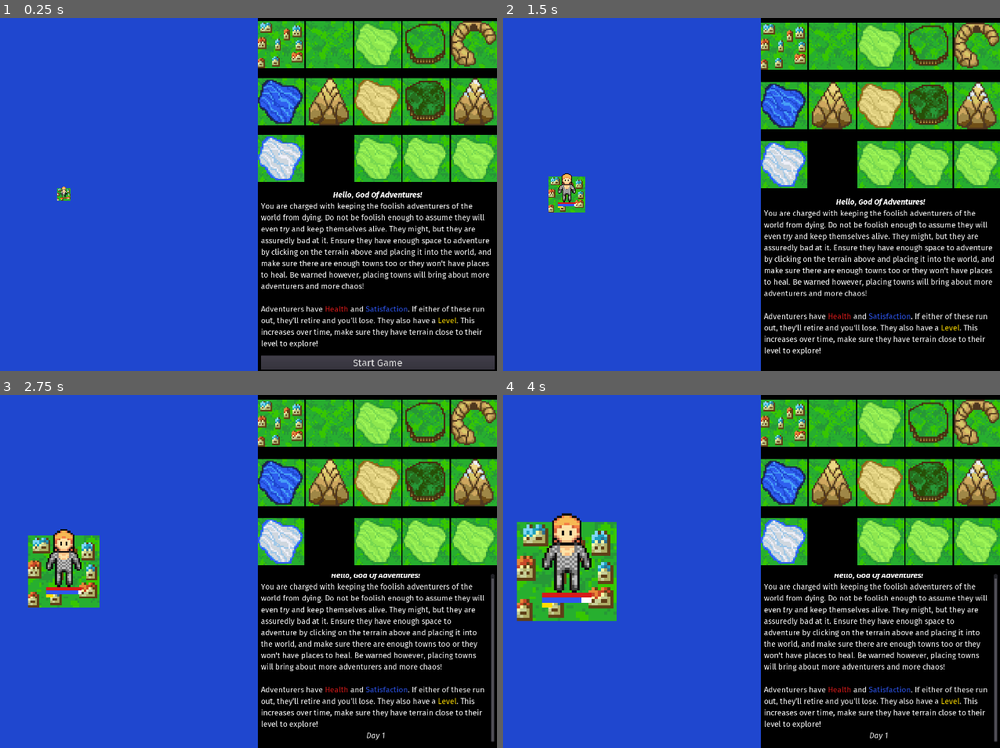
Above: before the commit, frames 1-4 (two rows, left to right).
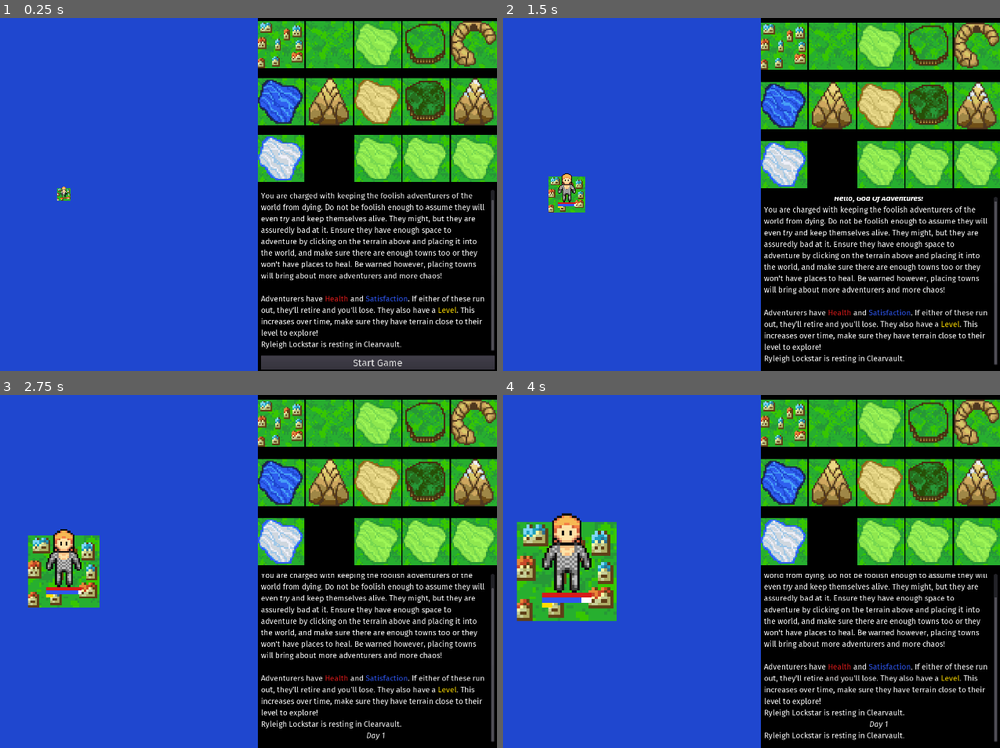
Above: after the commit, the same moments.

Repository: LLBlumire/ldjam46
Game: Godot game, scene res://src/OverviewUI/OverviewUI.tscn
Two runs of this game, one before a commit and one after it. Both use one fixed random seed, a clock stepped at 60 frames per second and the inputs below.
Inputs (mouse positions are in pixels of both pictures, inside the frame that each line leads up to):
- Up to frame 1 (0.25 s): no input
- Up to frame 2 (1.5 s): click "Start Game" at 0.5 s; click (786, 46) at 1.25 s
- Up to frame 3 (2.75 s): click (328, 423) at 2 s
- Up to frame 4 (4 s): click (880, 423) at 2.75 s; click (930, 423) at 3.5 s

The runs differ from the first frame. In frame 1, 6.6% of the frame differs, in the area x 52-100%, y 48-95%; in frame 2, 7.6%, in the area x 52-100%, y 50-99%; in frame 3, 5.7%; in frame 4, 5.8%.

Commit message:
Make people report on their status

Diff:
--- a/src/Adventurers/Adventurers.gd
+++ b/src/Adventurers/Adventurers.gd
@@ -87,9 +87,11 @@
 	ready_to_adventure = true
 
 func death():
+	get_node(NodeMgr.chat_log).post_message("[color=red]{name} horribly died in {place}![/color]".format({"name":adventurer_name,"place":world_map.tile_data[pos]}))
 	world_node.game_over()
 
 func boredom():
+	get_node(NodeMgr.chat_log).post_message("[color=red]{ name} got really bored in {place} and quit adventuring![/color]".format({"name":adventurer_name,"place":world_map.tile_data[pos]}))
 	world_node.game_over()
 
 func set_sprite():
@@ -188,13 +190,16 @@
 
 func have_adventure(var terrain : int):
 	var terrain_level = TileData.LEVELS[terrain]
+	var action = "bored"
 	var quot : float = float(terrain_level) / float(level)
 	current_satisfaction = clamp(current_satisfaction - 0.1, 0, 1)
 	if unexplored.has(world_map.pos_ids[pos]):
 		current_satisfaction = clamp(current_satisfaction + (0.2 * quot), 0, 1)
 		unexplored.erase(world_map.pos_ids[pos])
+		action = "adventuring"
 	if terrain == 0:
 		current_health = clamp(current_health + 0.5, 0, 1)
+		action = "resting"
 	else:
 
 		current_health = clamp(current_health - (0.1*quot), 0, 1)
@@ -203,6 +208,7 @@
 		next_level *= 2
 		level += 1
 	update_stats()
+	get_node(NodeMgr.chat_log).post_message("{name} is {action} in {place}.".format({"name":adventurer_name,"place":world_map.tile_data[pos],"action" : action }))
 
 func _on_TurnTimer_timeout():
 	if world_map.world_tile_map.get_cell_autotile_coord(pos.x, pos.y).x == 0 && current_health < 1: #is on town
